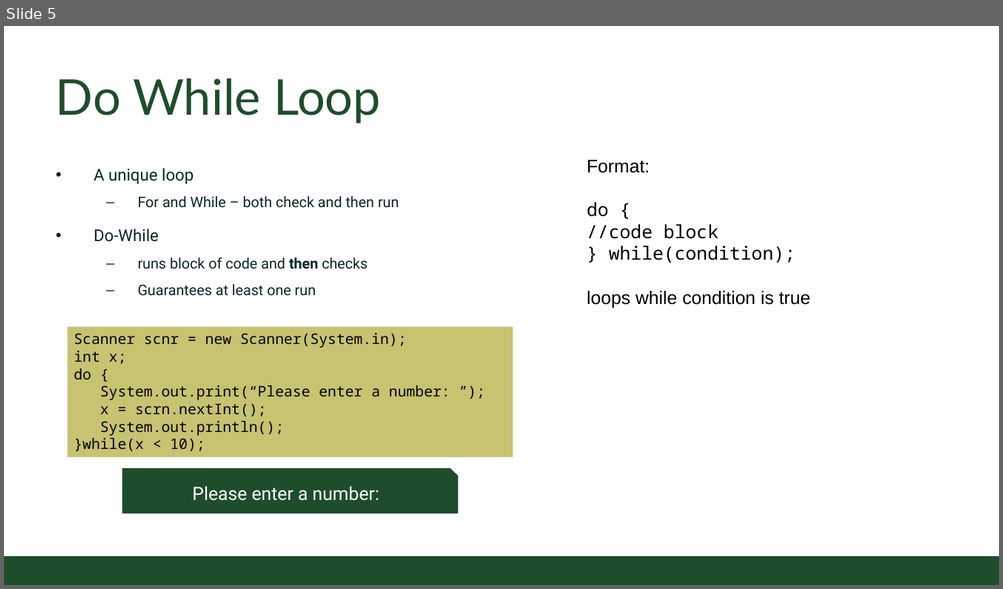
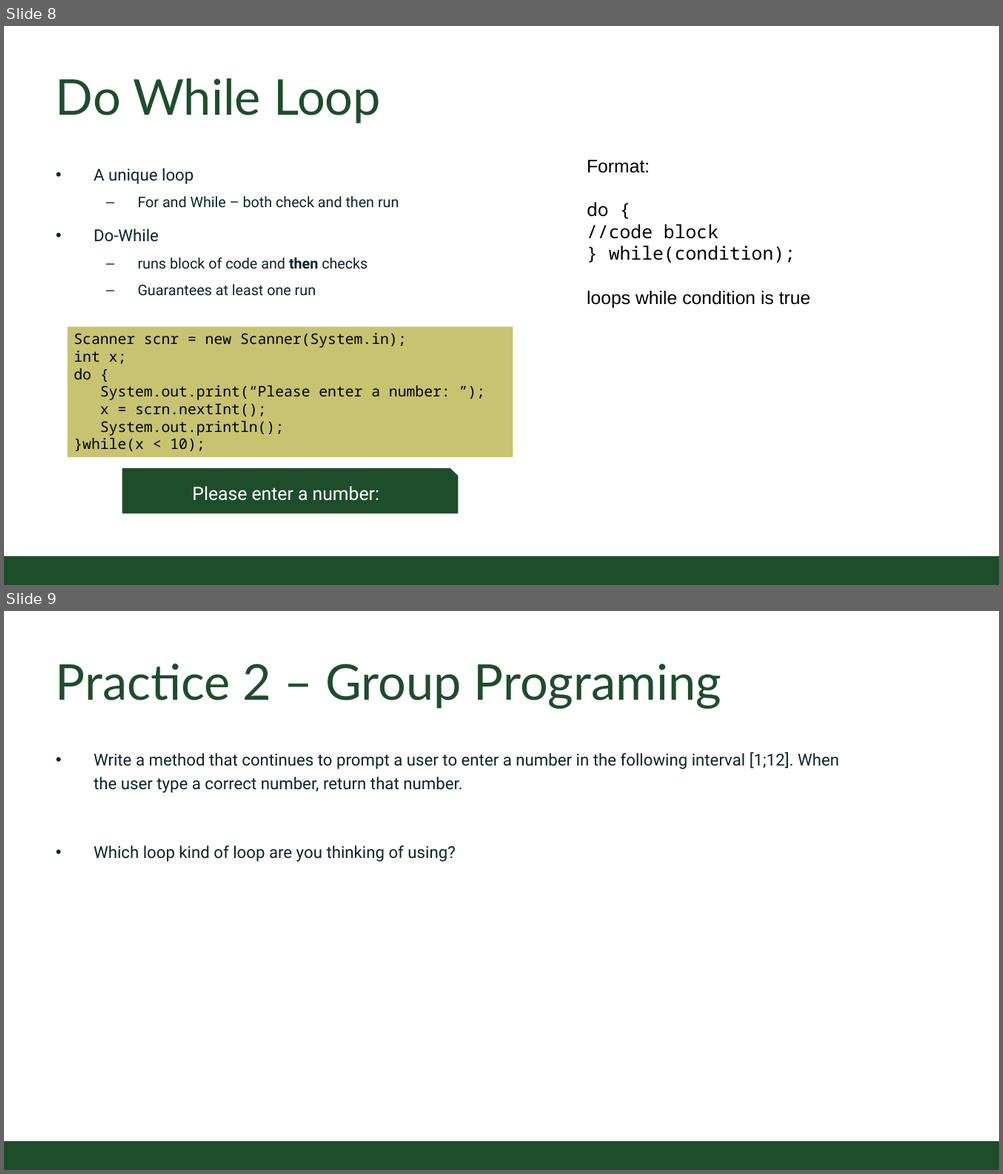
Before and after one commit to CSU-CompSci-CS163-4/Handouts, a slide deck: slides/On-Campus/06_02_MoreLoops.pptx. Shown one above the other, each under a label of ours: slide 5 before the commit, slides 8 and 9 after it. The pictures are 1003x589 and 1003x1174 pixels, drawn with LibreOffice and Linux fonts; fonts in the diff are those of the drawing; background and template pictures are left out. Boxes give left, top, right and bottom in pixels: in the first picture for what was removed or moved away, otherwise in the second. Text is boxed around its words. In the diff, an @@ line names an element or a change of style, - is before the commit and + after.

Commit message:
Added reading check and programming practices

```diff
--- a/slides/On-Campus/06_02_MoreLoops.pptx
+++ b/slides/On-Campus/06_02_MoreLoops.pptx
@@ slide 9 added at bbox=[4, 611, 999, 1170], background #FFFFFF; not listed: 1 template element that a slide beside it also shows @@
@@ title added at bbox=[56, 664, 721, 709], 54 pt, text #1E4D2B @@
+Practice 2 – Group Programing
@@ text added at bbox=[94, 752, 839, 862], 18 pt, text #092529 @@
+• Write a method that continues to prompt a user to enter a number in the following interval [1;12]. When the user type a correct number, return that number.
+• Which loop kind of loop are you thinking of using?
@@ what was slide 5 is now slide 8 @@
```
Also in this commit, not shown: 2 slides changed, 3 other slides added.
